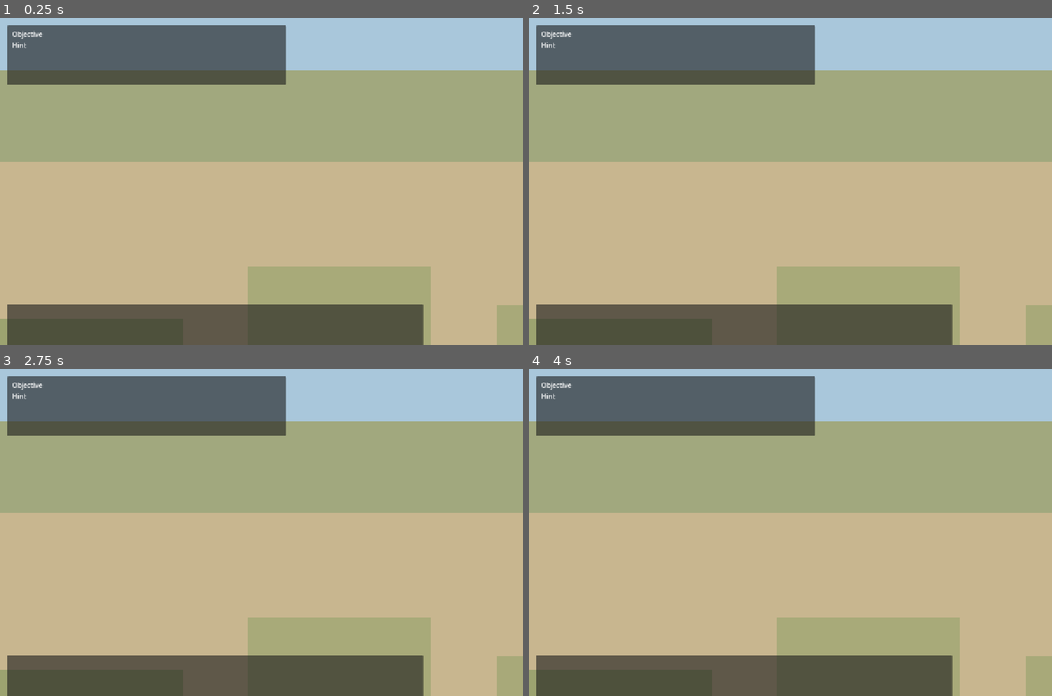
Above: before the commit, frames 1-4 (two rows, left to right).
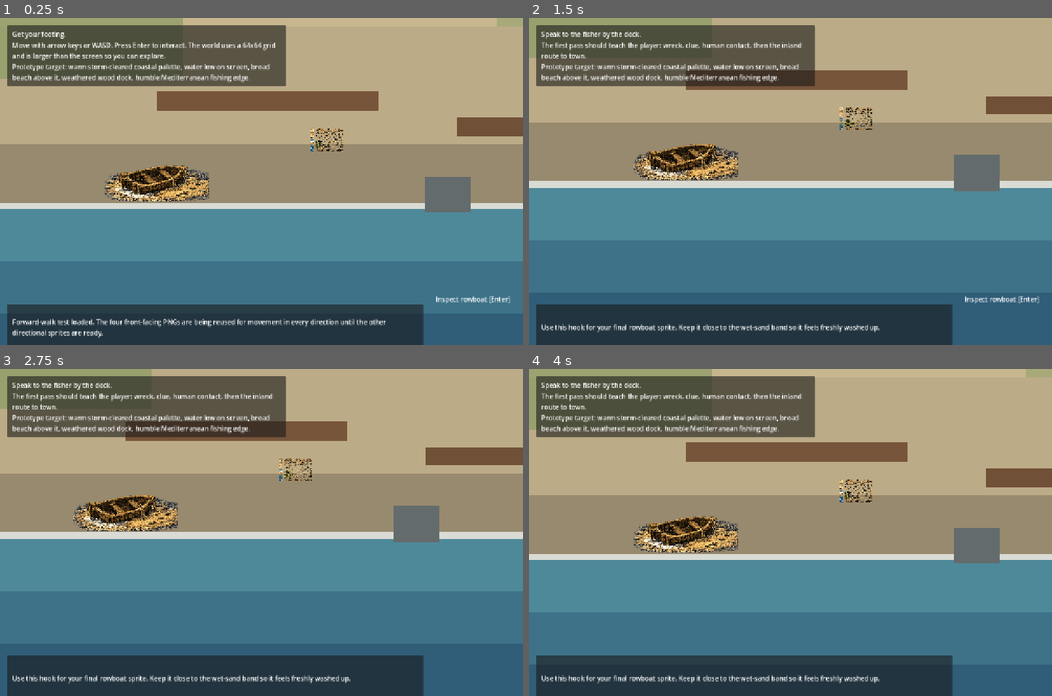
Above: after the commit, the same moments.

Repository: nwrowe/project-northwind
Game: Godot game, scene res://scenes/opening/OpeningBeachPrototype_PlayerForwardTest.tscn
Same seed, same stepped clock (60 frames per second), same inputs: the game is played once before the commit and once after it. This scene is started directly instead of the project's main scene.
Inputs (mouse positions are in pixels of both pictures, inside the frame that each line leads up to):
- Up to frame 1 (0.25 s): no input
- Up to frame 2 (1.5 s): tap Enter (ui_accept) at 0.5, 0.77, 1.25 s; move the mouse to (905, 165) at 0.52 s; hold Right (ui_right) 0.53-1.28 s; click (905, 165) at 0.67 s; move the mouse to (685, 197) at 1.27 s; hold Down (ui_down) from 1.28 s (still down)
- Up to frame 3 (2.75 s): tap Enter (ui_accept) at 1.52 s; move the mouse to (313, 460) at 2.02 s; release Down (ui_down) at 2.03 s; hold Right (ui_right) from 2.03 s (still down)
- Up to frame 4 (4 s): move the mouse to (764, 597) at 2.77 s; release Right (ui_right) at 2.78 s; hold Up (ui_up) 2.78-3.53 s; click (764, 597) at 2.92 s; tap Enter (ui_accept) at 3.02, 3.77 s; move the mouse to (947, 581) at 3.52 s; hold Left (ui_left) from 3.53 s (still down)

The runs differ from the first frame. In frame 1, 98% of the frame differs, in the area x 0-100%, y 0-100%; in frame 2, 99%; in frame 3, 99%; in frame 4, 98%.
Error before the commit: Parse Error: Cannot infer the type of "full_path" variable because the value doesn't have a set type. (res://scripts/opening/OpeningBeachPrototype_PlayerForwar…

Commit message:
Update OpeningBeachPrototype_PlayerForwardTest.gd

Diff:
--- a/scripts/opening/OpeningBeachPrototype_PlayerForwardTest.gd
+++ b/scripts/opening/OpeningBeachPrototype_PlayerForwardTest.gd
@@ -17,14 +17,13 @@
 const PLAYER_FRAME_PIXEL_SIZE := Vector2(16, 32)
 const PLAYER_SPRITE_SCALE := 2.0
 const PLAYER_SPRITE_FPS := 8.0
-const PLAYER_SPRITE_SEARCH_DIRS := [
-	"res://art/characters/player",
-	"res://art/characters/player/forward_walk",
-	"res://art/characters/main_character",
-	"res://art/player",
-	"res://art/sprites/player",
+
+const PLAYER_FORWARD_FRAMES := [
+	"res://art/characters/walking0.png",
+	"res://art/characters/walking1.png",
+	"res://art/characters/walking2.png",
+	"res://art/characters/walking1.png",
 ]
-const PLAYER_SPRITE_KEYWORDS := ["walk", "forward", "front", "down", "south", "idle"]
 
 @onready var world := $World
 @onready var player := $World/Player
@@ -206,17 +205,20 @@
 	player_sprite.scale = Vector2.ONE * PLAYER_SPRITE_SCALE
 	player.add_child(player_sprite)
 
-	var walk_frames := _discover_forward_walk_frames()
-	if walk_frames.size() < 1:
-		story_label.text = "Forward-walk test scene loaded. No forward walking PNGs were auto-detected yet, so the placeholder player remains visible."
-		return
-
 	var frames := SpriteFrames.new()
 	frames.add_animation("forward_walk")
 	frames.set_animation_loop("forward_walk", true)
 	frames.set_animation_speed("forward_walk", PLAYER_SPRITE_FPS)
-	for texture in walk_frames:
-		frames.add_frame("forward_walk", texture)
+
+	for frame_path in PLAYER_FORWARD_FRAMES:
+		var texture: Texture2D = load(frame_path) as Texture2D
+		if texture != null:
+			frames.add_frame("forward_walk", texture)
+
+	if frames.get_frame_count("forward_walk") == 0:
+		story_label.text = "Forward-walk test scene loaded, but walking0/1/2 PNGs were not found in res://art/characters."
+		return
+
 	player_sprite.sprite_frames = frames
 	player_sprite.animation = "forward_walk"
 	player_sprite.frame = 0
@@ -227,41 +229,6 @@
 		player_label.visible = false
 	story_label.text = "Forward-walk test loaded. The four front-facing PNGs are being reused for movement in every direction until the other directional sprites are ready."
 
-func _discover_forward_walk_frames() -> Array[Texture2D]:
-	var discovered_paths: Array[String] = []
-	for directory_path in PLAYER_SPRITE_SEARCH_DIRS:
-		var dir := DirAccess.open(directory_path)
-		if dir == null:
-			continue
-		dir.list_dir_begin()
-		var file_name := dir.get_next()
-		while file_name != "":
-			if not dir.current_is_dir() and file_name.to_lower().ends_with(".png"):
-				var full_path := directory_path.path_join(file_name)
-				if _looks_like_forward_walk_frame(file_name):
-					discovered_paths.append(full_path)
-			file_name = dir.get_next()
-		dir.list_dir_end()
-		if discovered_paths.size() >= 4:
-			break
-
-	discovered_paths.sort()
-	var textures: Array[Texture2D] = []
-	for frame_path in discovered_paths:
-		var texture := load(frame_path) as Texture2D
-		if texture != null:
-			textures.append(texture)
-		if textures.size() == 4:
-			break
-	return textures
-
-func _looks_like_forward_walk_frame(file_name: String) -> bool:
-	var lower := file_name.to_lower()
-	for keyword in PLAYER_SPRITE_KEYWORDS:
-		if keyword in lower:
-			return true
-	return false
-
 func _set_player_walk_visual() -> void:
 	if not player_sprite_ready or player_sprite == null:
 		return
